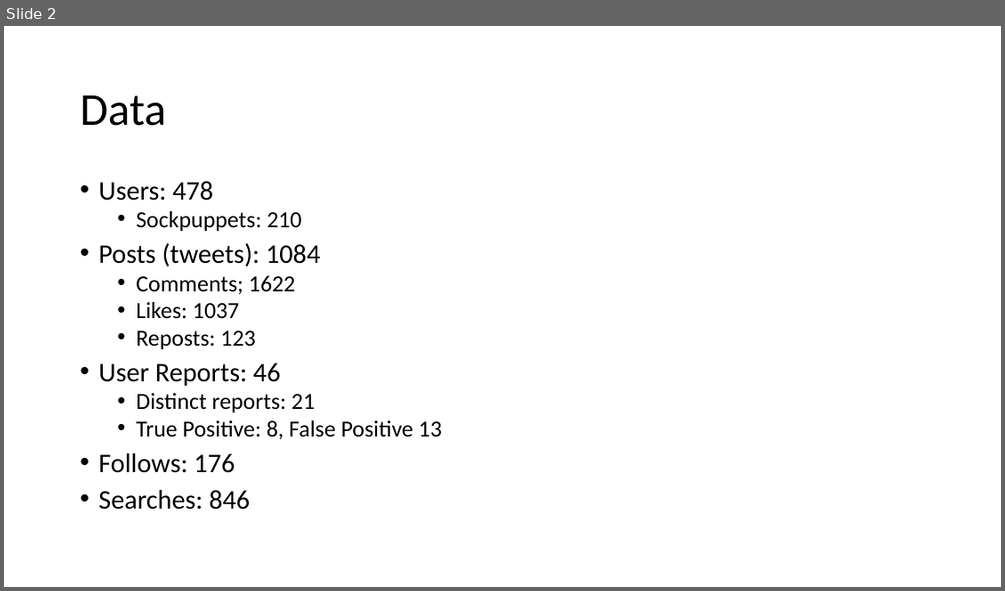
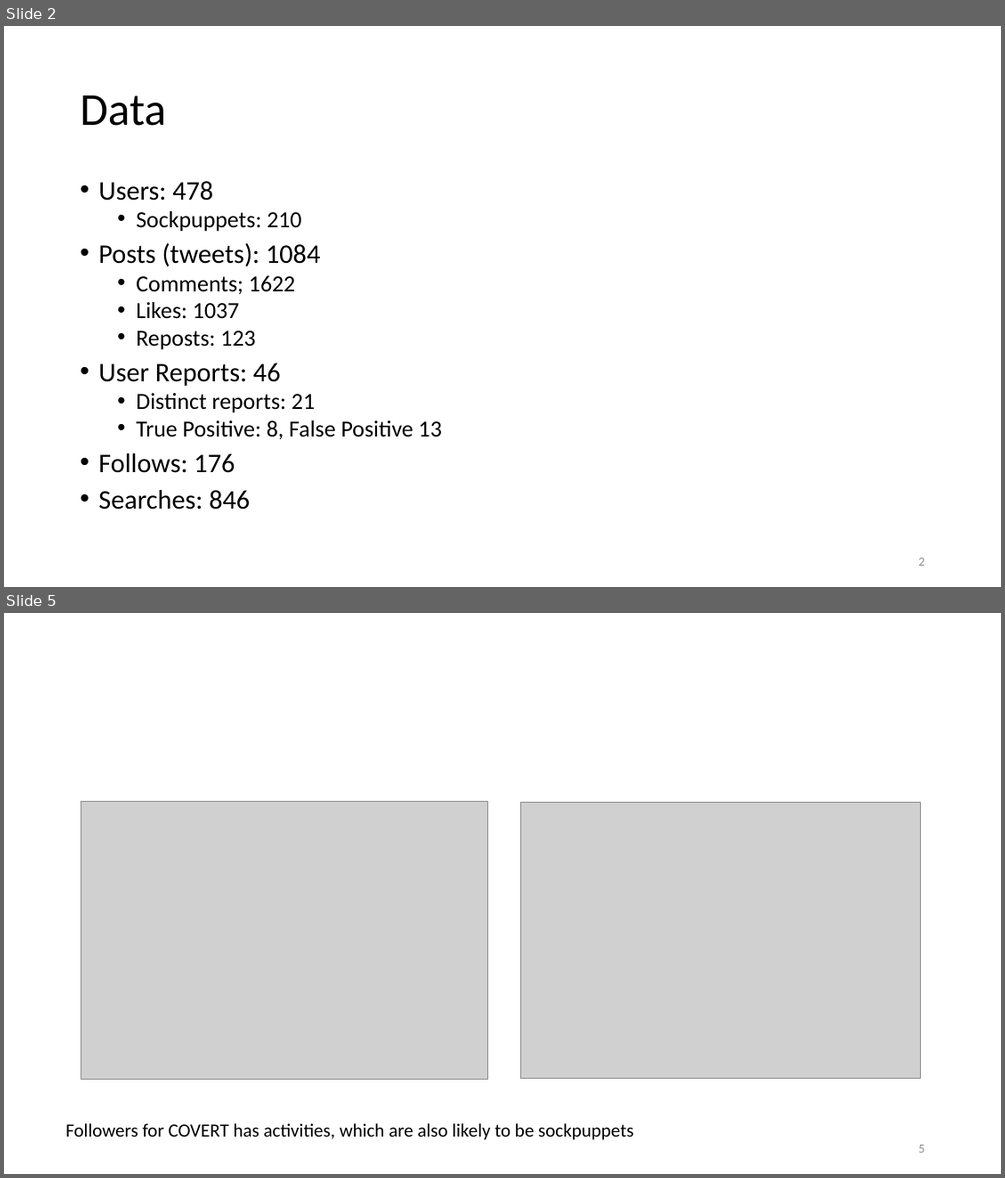
Before and after one commit to ruiliu310/dartpost-research, a slide deck: docs/dartpost.pptx. Shown one above the other, each under a label of ours: slide 2 before the commit, slides 2 and 5 after it; the slides between them are not shown. The pictures are 1005x591 and 1005x1178 pixels, drawn with LibreOffice and Linux fonts; fonts in the diff are those of the drawing; grey boxes stand for pictures. Boxes give left, top, right and bottom in pixels: in the first picture for what was removed or moved away, otherwise in the second. Text is boxed around its words. In the diff, an @@ line names an element or a change of style, - is before the commit and + after.

```diff
--- a/docs/dartpost.pptx
+++ b/docs/dartpost.pptx
@@ slide 5 added at <box>4,613,1001,1174</box>, background #FFFFFF @@
@@ picture added at <box>81,801,487,1078</box> @@
@@ picture added at <box>521,803,921,1078</box> @@
@@ text added at <box>65,1123,633,1140</box>, 18 pt, text #000000 @@
+Followers for COVERT has activities, which are also likely to be sockpuppets
@@ page number added at <box>918,1144,924,1152</box>, 12 pt, text #8C8C8C @@
+5
@@ slide 2 changed as well @@
@@ page number added at <box>918,557,924,565</box>, 12 pt, text #8C8C8C @@
+2
```
Also in this commit, not shown: 3 other slides changed, 7 other slides added, 1 other file.
